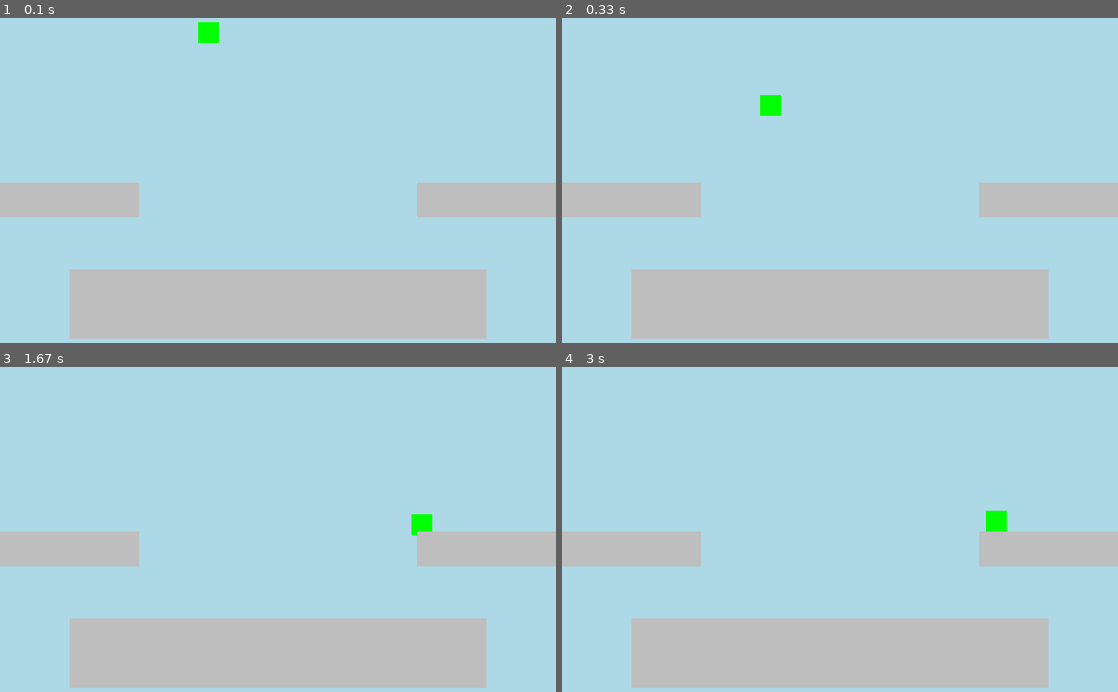
Above: before the commit, frames 1-4 (two rows, left to right).
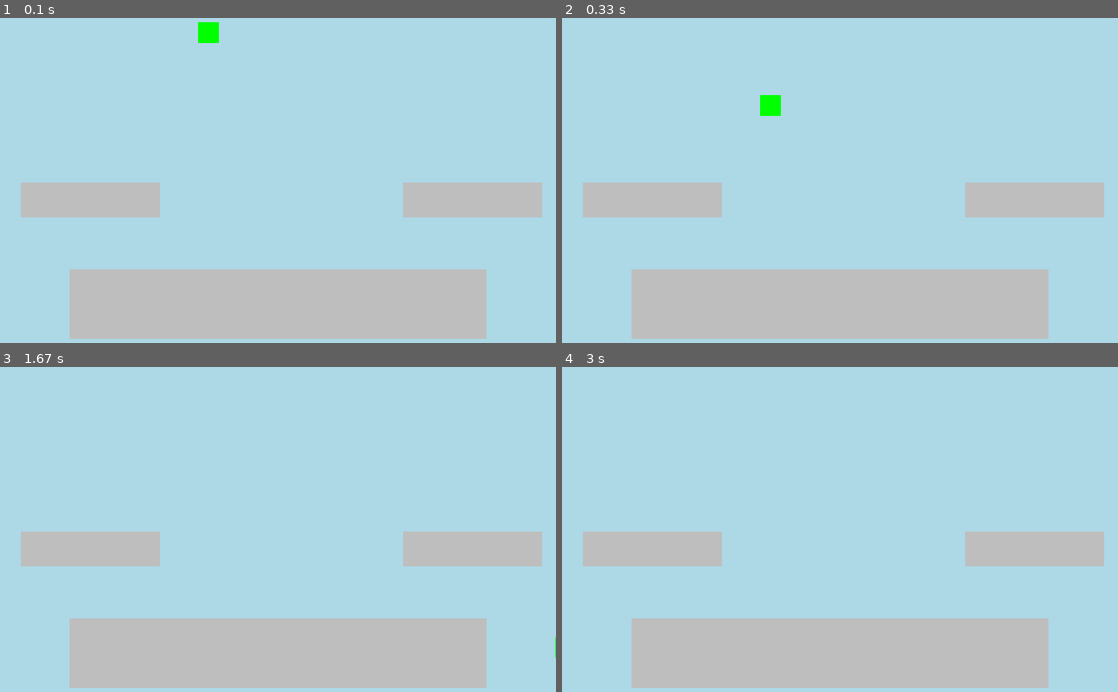
Above: after the commit, the same moments.

Repository: MagicalKarp74/Pygame-Project
Game: pygame game, started from Main.py
Two runs of this game, one before a commit and one after it. Both use one fixed random seed, a clock stepped at 60 frames per second and the inputs below.
Inputs:
- Up to frame 1 (0.1 s): no input
- Up to frame 2 (0.33 s): no input
- Up to frame 3 (1.67 s): hold X 0.33-0.8 s; hold Right 0.33-0.8 s; hold Right 0.83-1.3 s; tap Z at 0.9, 1.2, 1.4 s; hold Right from 1.33 s (still down)
- Up to frame 4 (3 s): tap Z at 1.7 s; release Right at 1.8 s

The runs differ from the first frame. In frame 1, 1.3% of the frame differs, in the area x 0-100%, y 50-62%; in frame 2, 1.3%; in frame 3, 1.5%; in frame 4, 1.6%, in the area x 0-100%, y 44-62%.

Commit message:
Update Main.py

Diff:
--- a/Main.py
+++ b/Main.py
@@ -138,10 +138,10 @@
 
 
     def dash_color(self):
-        if not player.have_dash:
+        if player.have_dash:
+            player.color = "Green"
+        else:
             player.color = "Blue"
-        else:
-            player.color = "Green"
 
         player.image.fill(player.color)
 
@@ -163,6 +163,10 @@
             self.double_jump_ready = 1
 
         if key[pygame.K_z] and not self.jumping: # and self.double_jump_ready == 2:
+            if not self.have_dash:
+                self.dash_speed += (self.walk_speed * 4)
+                self.have_dash = True
+
             self.y_speed = -10
             self.jumping = True
             self.double_jump_ready = 2
@@ -177,9 +181,9 @@
             self.y_speed +=.6
 
     def dash(self):
-        if key[pygame.K_x] and self.have_dash and self.dash_speed ==0:
-            self.dash_speed = self.walk_speed * 9
+        if key[pygame.K_x] and self.have_dash:
             self.have_dash = False
+            self.dash_speed = self.walk_speed * 8.5
             self.y_speed = 0
             #self.rect.centery -= 1
 
@@ -187,6 +191,9 @@
         self.dash_speed *= .9
         if abs(self.dash_speed) < .7:
             self.dash_speed = 0
+
+        if not self.jumping and self.dash_speed == 0:
+            self.have_dash = True
 
     def update_move(self):
         self.rect.centery += self.y_speed
@@ -208,8 +215,8 @@
 
 player = Player("Green",30,30,300,100)
 
-platform = Terrain("Gray",200,50,100,350)
-platform2 = Terrain("Gray",200,50,700,350)
+platform = Terrain("Gray",200,50,130,350)
+platform2 = Terrain("Gray",200,50,680,350)
 #platform3 = Terrain("Gray",200,200,550,250)
 ground = Terrain("Gray",600,100,400,500)
 
